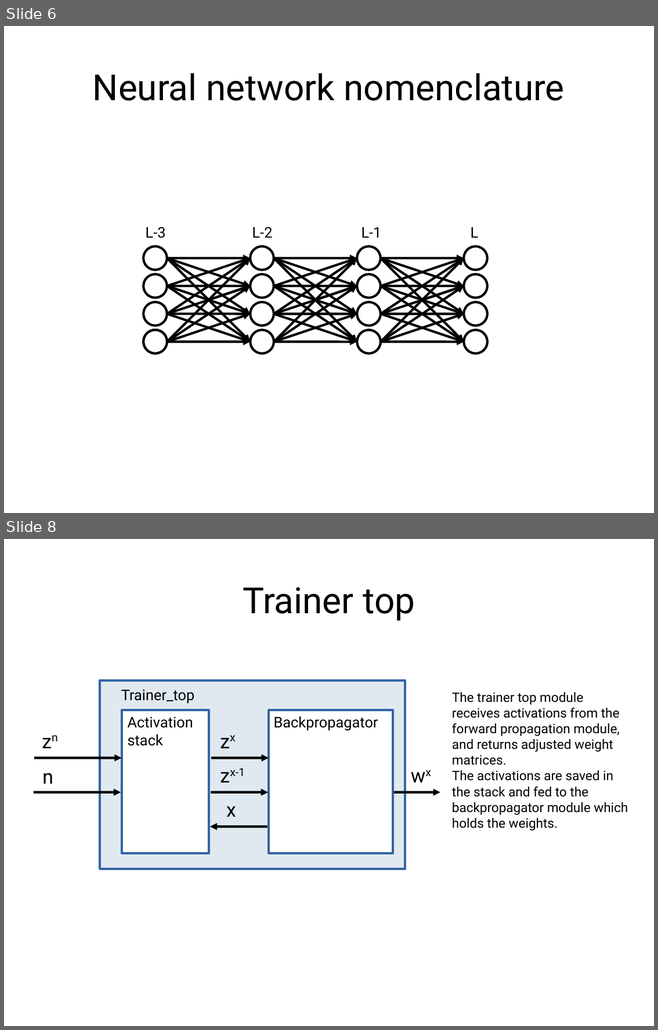
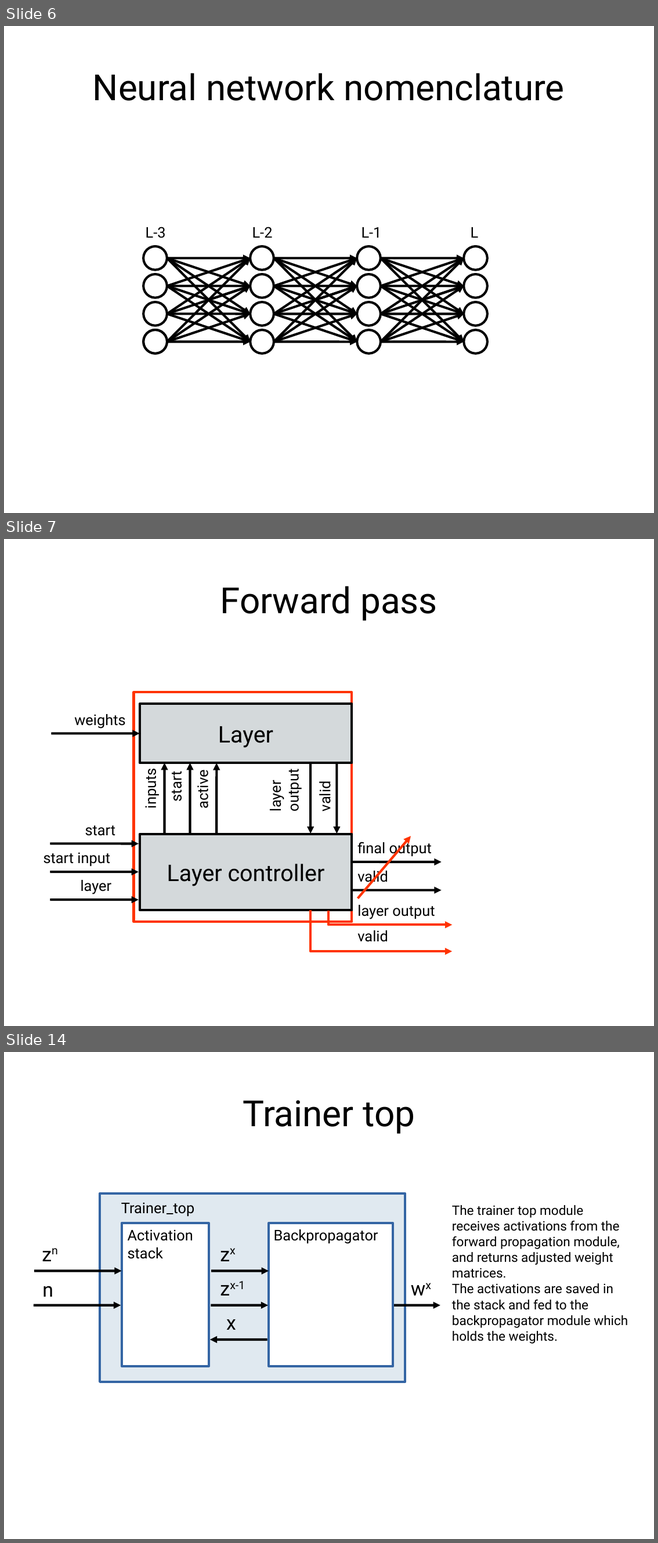
Before and after one commit to MihailoIsakov/layer_multiplex_nn, a slide deck: backpropagation/docs/doc.odp. Shown one above the other, each under a label of ours: slides 6 and 8 before the commit, slides 6, 7 and 14 after it; the slides between them are not shown. The pictures are 658x1030 and 658x1543 pixels, drawn with LibreOffice and Linux fonts; fonts in the diff are those of the drawing. Boxes give left, top, right and bottom in pixels: in the first picture for what was removed or moved away, otherwise in the second. Text is boxed around its words. In the diff, an @@ line names an element or a change of style, - is before the commit and + after.

Commit message:
updated documentation with forward pass diagrams

```diff
--- a/backpropagation/docs/doc.odp
+++ b/backpropagation/docs/doc.odp
@@ slide 7 added at (x1=4, y1=539, x2=654, y2=1026), background #FFFFFF @@
@@ title added at (x1=220, y1=586, x2=437, y2=621), 44 pt, text #000000 @@
+Forward pass
@@ rectangle added at (x1=134, y1=692, x2=352, y2=922), fill #FFFFFF, outline #FF3300 2.89 pt @@
@@ rectangle added at (x1=140, y1=704, x2=352, y2=763), fill #D4D9DB, outline #000000 2.89 pt, 28 pt, text #000000 @@
+Layer
@@ text added at (x1=74, y1=714, x2=125, y2=728), 18 pt, text #000000 @@
+weights
@@ arrow added from (51, 733) to (140, 733), #000000 2.89 pt @@
@@ arrow added from (164, 834) to (164, 763), #000000 2.89 pt @@
@@ arrow added from (190, 834) to (190, 763), #000000 2.89 pt @@
@@ arrow added from (217, 834) to (217, 763), #000000 2.89 pt @@
@@ arrow added from (310, 763) to (310, 834), #000000 2.89 pt @@
@@ arrow added from (336, 763) to (336, 834), #000000 2.89 pt @@
@@ text added at (x1=140, y1=772, x2=159, y2=808), 18 pt, text #000000 @@
+inputs
@@ text added at (x1=166, y1=774, x2=185, y2=801), 18 pt, text #000000 @@
+start
@@ text added at (x1=192, y1=773, x2=212, y2=808), 18 pt, text #000000 @@
+active
@@ text added at (x1=266, y1=774, x2=302, y2=810), 18 pt, text #000000 @@
+layer
+output
@@ text added at (x1=315, y1=784, x2=334, y2=811), 18 pt, text #000000 @@
+valid
@@ text added at (x1=85, y1=826, x2=116, y2=836), 18 pt, text #000000 @@
+start
@@ rectangle added at (x1=140, y1=834, x2=352, y2=910), fill #D4D9DB, outline #000000 2.89 pt, 28 pt, text #000000 @@
+Layer controller
@@ arrow added from (50, 843) to (139, 843), #000000 2.89 pt @@
@@ text added at (x1=357, y1=840, x2=431, y2=857), 18 pt, text #000000 @@
+final output
@@ arrow added from (358, 899) to (411, 836), #FF3300 2.89 pt @@
@@ text added at (x1=43, y1=852, x2=110, y2=866), 18 pt, text #000000 @@
+start input
@@ arrow added from (353, 862) to (441, 862), #000000 2.89 pt @@
@@ text added at (x1=357, y1=868, x2=388, y2=885), 18 pt, text #000000 @@
+valid
@@ arrow added from (50, 872) to (139, 872), #000000 2.89 pt @@
@@ text added at (x1=81, y1=880, x2=112, y2=895), 18 pt, text #000000 @@
+layer
@@ arrow added from (50, 900) to (139, 900), #000000 2.89 pt @@
@@ arrow added from (353, 890) to (441, 890), #000000 2.89 pt @@
@@ freeform shape added at (x1=310, y1=910, x2=452, y2=951), outline #FF3300 2.89 pt @@
@@ freeform shape added at (x1=328, y1=911, x2=452, y2=925), outline #FF3300 2.89 pt @@
@@ text added at (x1=357, y1=905, x2=434, y2=919), 18 pt, text #000000 @@
+layer output
@@ text added at (x1=357, y1=931, x2=388, y2=942), 18 pt, text #000000 @@
+valid
@@ what was slide 8 is now slide 14 @@
```
Also in this commit, not shown: 1 slide changed, 5 other slides added.
